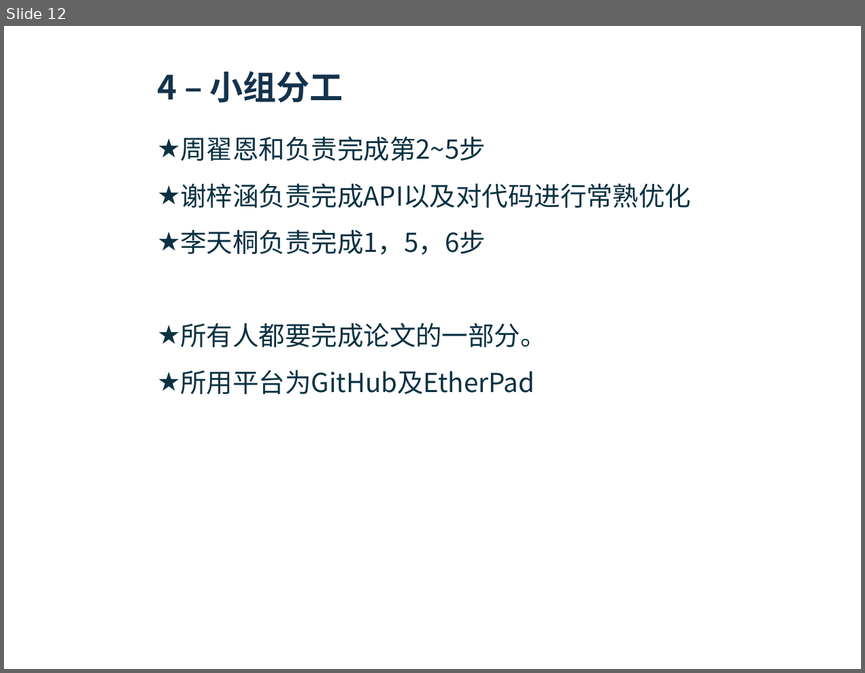
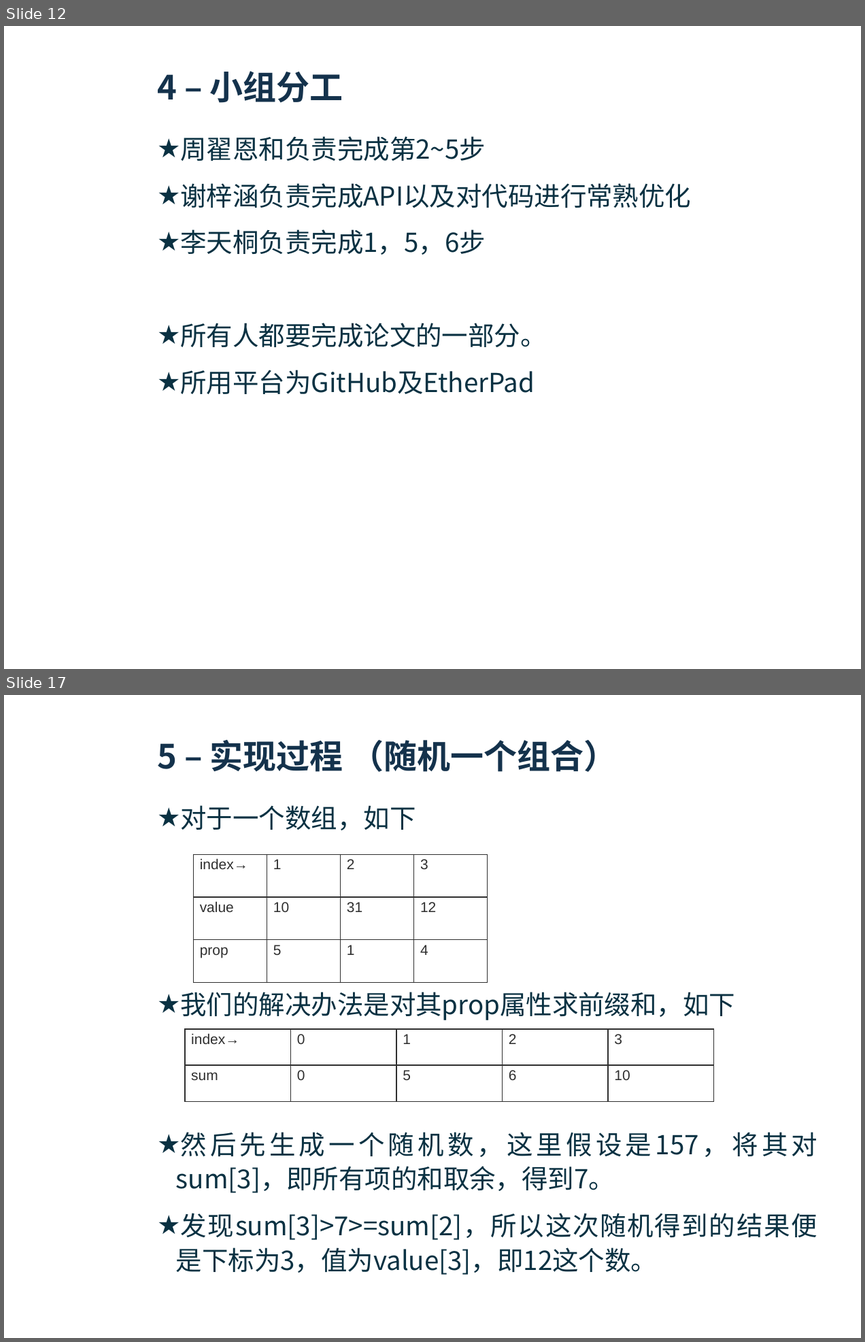
Before and after one commit to bdfzoier/Monkey_Type, a slide deck: result/ppt/猴子打字计划.pptx. Shown one above the other, each under a label of ours: slide 12 before the commit, slides 12 and 17 after it; the slides between them are not shown. The pictures are 865x673 and 865x1342 pixels, drawn with LibreOffice and Linux fonts; fonts in the diff are those of the drawing; background and template pictures are left out. Boxes give left, top, right and bottom in pixels: in the first picture for what was removed or moved away, otherwise in the second. Text is boxed around its words. In the diff, an @@ line names an element or a change of style, - is before the commit and + after.

Commit message:
ppt

```diff
--- a/result/ppt/猴子打字计划.pptx
+++ b/result/ppt/猴子打字计划.pptx
@@ slide 17 added at [4, 695, 861, 1338], background picture (left out); not listed: 2 template elements that a slide beside it also shows @@
@@ title added at [157, 740, 617, 772], 28 pt, text #14324C, bold @@
+5 – 实现过程 （随机一个组合）
@@ text added at [176, 805, 817, 1274], 22 pt, text #0A3142 @@
+★ 对于一个数组，如下
+★ 我们的解决办法是对其prop属性求前缀和，如下
+★ 然后先生成一个随机数，这里假设是157，将其对sum[3]，即所有项的和取余，得到7。
+★ 发现sum[3]>7>=sum[2]，所以这次随机得到的结果便是下标为3，值为value[3]，即12这个数。
@@ table added at [193, 854, 488, 982], 3 rows, 4 columns @@
+index→ | 1 | 2 | 3
+value | 10 | 31 | 12
+prop | 5 | 1 | 4
@@ table added at [185, 1029, 712, 1101], 2 rows, 5 columns @@
+index→ | 0 | 1 | 2 | 3
+sum | 0 | 5 | 6 | 10
```
Also in this commit, not shown: 7 other slides added.
